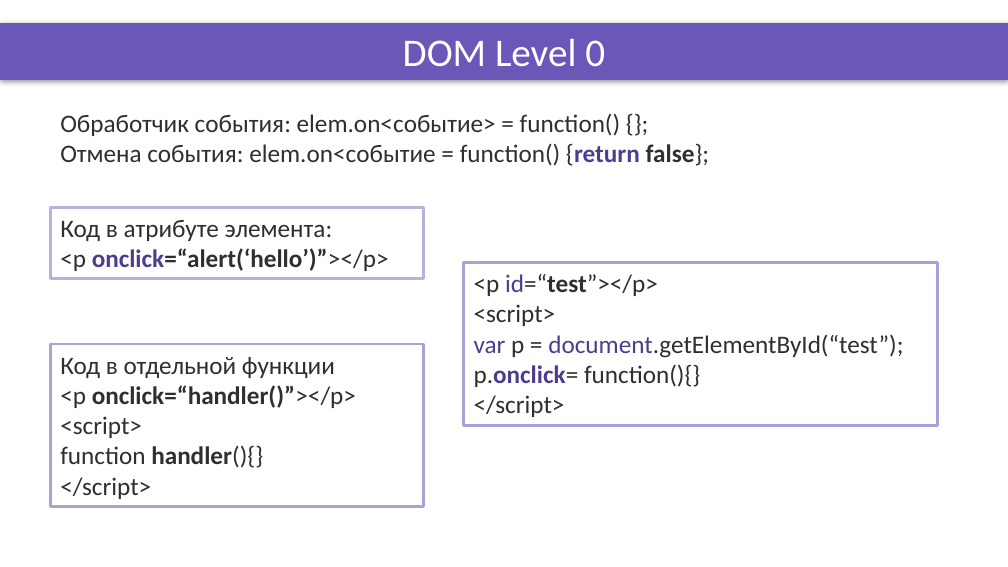
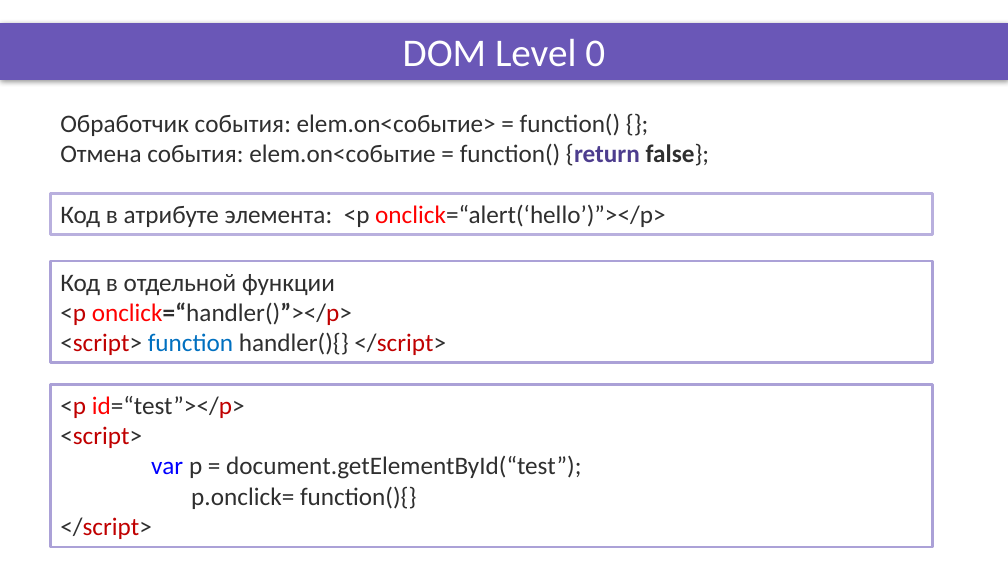
Before and after one commit to DinamickaDevelopment/ignite, a slide deck: slide 3 of JS/008_lesson/Presentation/events_1.pptx. Drawn at 1008x567 pixels with LibreOffice and Linux fonts; fonts in the diff are those of the drawing; background and template pictures are left out. Boxes give left, top, right and bottom in pixels: in the first picture for what was removed or moved away, otherwise in the second. Text is boxed around its words. In the diff, an @@ line names an element or a change of style, - is before the commit and + after.

```diff
--- a/JS/008_lesson/Presentation/events_1.pptx
+++ b/JS/008_lesson/Presentation/events_1.pptx
@@ rectangle "Код в атрибуте элемента: <p ..." resized from (x1=50, y1=208, x2=423, y2=279) to (x1=50, y1=194, x2=932, y2=234) @@
@@ text in rectangle at (x1=60, y1=205, x2=665, y2=227): text changed @@
-Код в атрибуте элемента:
-<p onclick=“alert(‘hello’)”></p>
+Код в атрибуте элемента: <p onclick=“alert(‘hello’)”></p>
@@ rectangle "Код в отдельной функции" resized from (x1=50, y1=344, x2=423, y2=507) to (x1=50, y1=261, x2=932, y2=363) @@
@@ text in rectangle at (x1=60, y1=302, x2=352, y2=325): text colour #2F2F2F to #C00000 in "<p onclick=“handler()”></p>"; text colour #2F2F2F to #FF0000, bold off in "onclick=“handler()”></p>" @@
@@ text in rectangle at (x1=60, y1=332, x2=446, y2=355): text changed @@
-<script>
-function handler(){}
-</script>
+<script> function handler(){} </script>
@@ rectangle "<p id=“test”></p>" resized from (x1=464, y1=262, x2=937, y2=425) to (x1=50, y1=384, x2=932, y2=547) @@
@@ rectangle "<p id=“test”></p>" at (x1=50, y1=384, x2=932, y2=547): text colour #2F2F2F to #C00000 in "<p id=“test”></p>", "<script>", "</script>"; text colour #4D3D8E to #FF0000 in "id=“test”></p>"; bold off in "id=“test”></p>", "p.onclick="; text colour #4D3D8E to #0000FF in "var"; text colour #4D3D8E to #2F2F2F in "document.getElementById(“test”);", "p.onclick=" @@
```
Also in this commit, not shown: 3 other slides changed, 13 other files.
